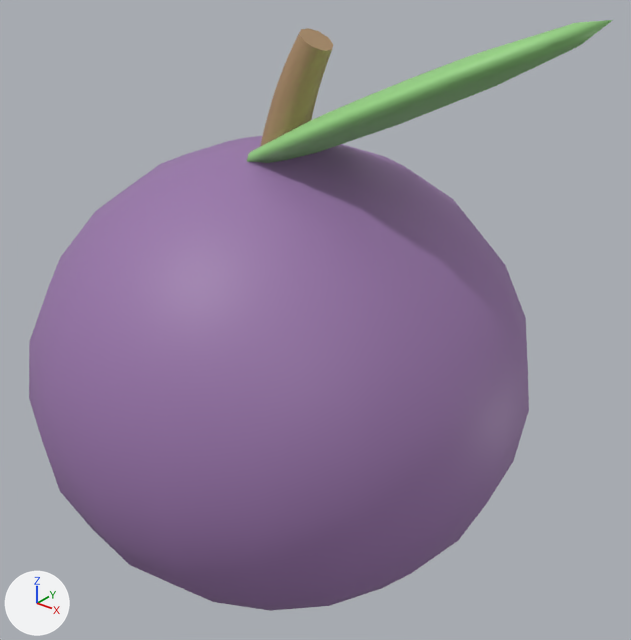
The FBX model assets/models/tools/ObsidianFig.fbx: old version first, new version second.
Rendered twice from a 50 mm camera at (1.166, -1.336, 1.523) aimed at (0.083, 0.018, 0.683). The axes (+X, +Y, +Z) are drawn at lower left. The lights are the same throughout. The picture after the commit comes second. Where no turn or scale is listed for an object, it has been applied to the vertices.

In view in the first picture: 'Handle', 'Leaf', 'Twig'.
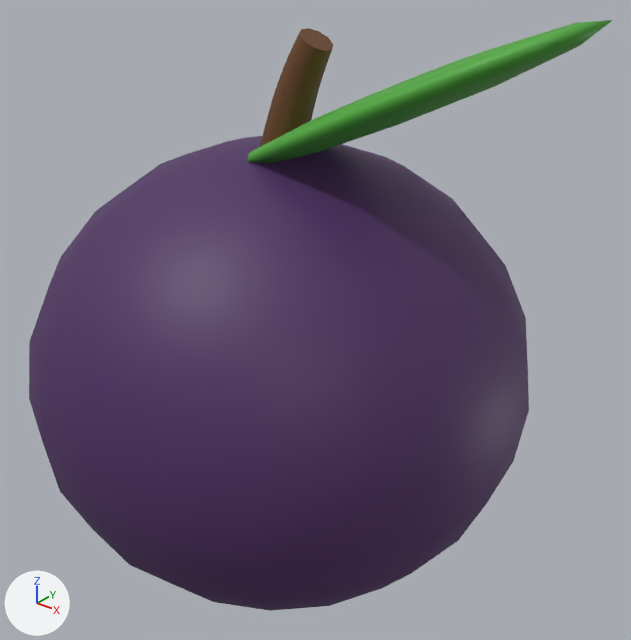
Changed parts and their boxes [x1, y1, x2, y2] in the pictures (631 x 640 px):
'Handle', recoloured (purple to dark purple)
    both: [29, 136, 529, 611]
'Leaf', recoloured (darker)
    both: [247, 20, 612, 163]
'Twig', recoloured (darker)
    both: [260, 28, 333, 147]

The change in detail:
Material 'Body' (mat_body) changes colour from purple #9371a4 to dark purple #4a2a5e; in linear values from (0.29, 0.165, 0.369) to (0.0685, 0.0232, 0.112).
Material 'Leaf' (mat_leaf) changes colour from green #96d483 to green #4ea83a; in linear values from (0.306, 0.659, 0.227) to (0.0762, 0.392, 0.0423).
Material 'Twig' (mat_twig) changes colour from brown #ad8d69 to brown #6b4424; in linear values from (0.42, 0.267, 0.141) to (0.147, 0.0578, 0.0176).
